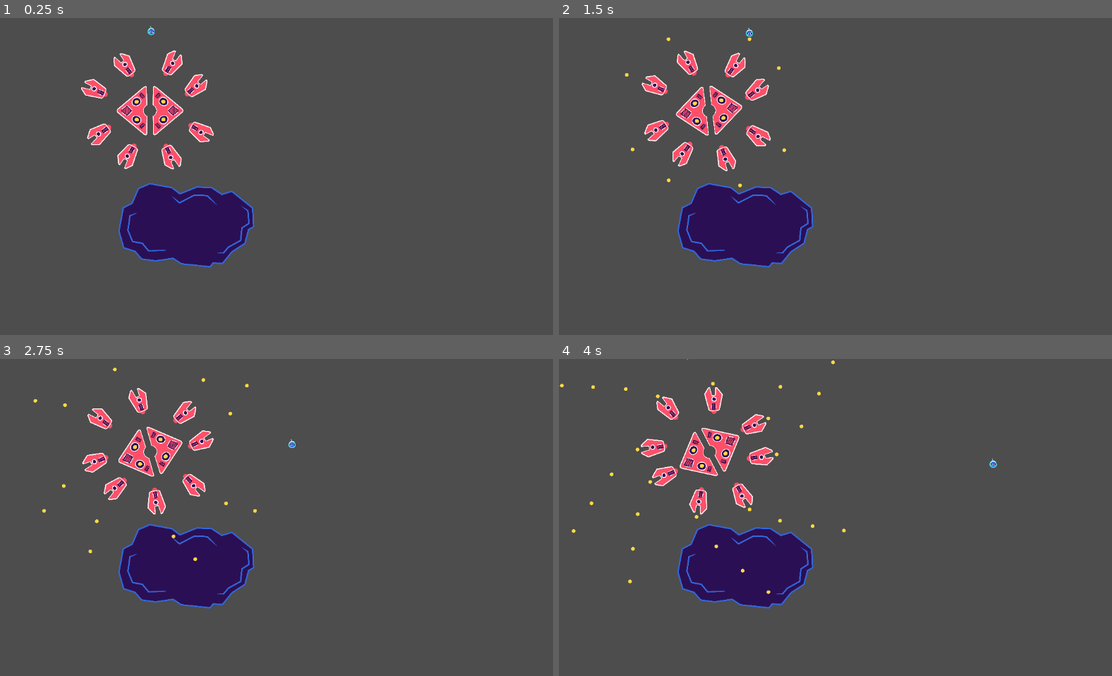
Above: before the commit, frames 1-4 (two rows, left to right).
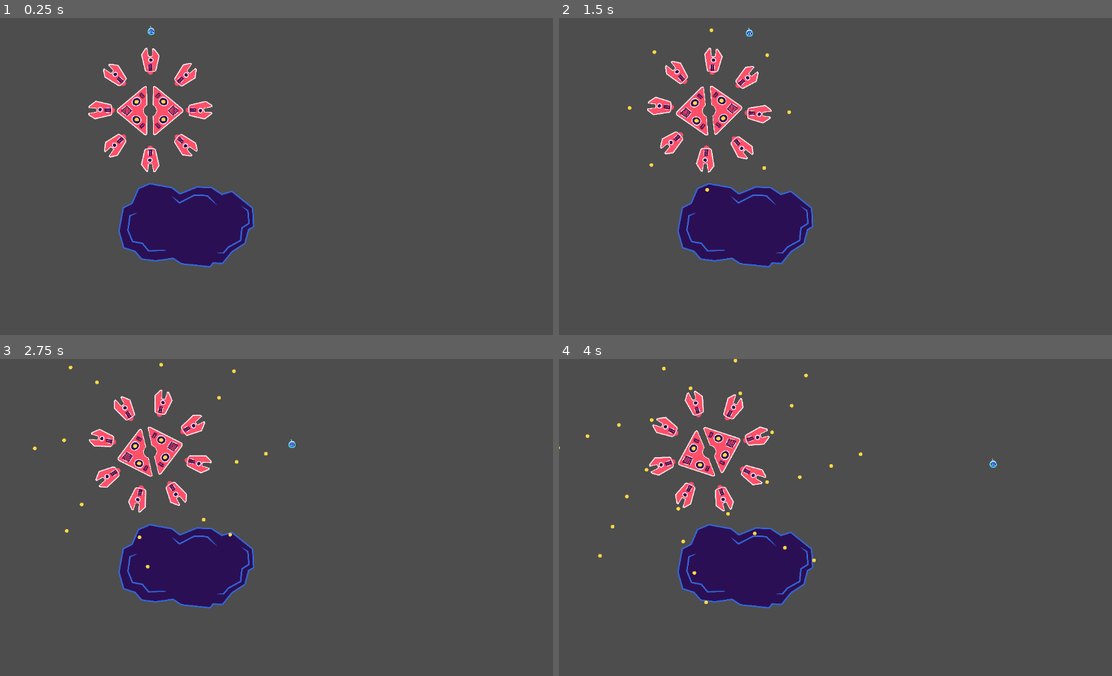
Above: after the commit, the same moments.

Repository: toxazol/blobot
Game: Godot game, scene res://mainScene.tscn
Two runs of this game, one before a commit and one after it. Both use one fixed random seed, a clock stepped at 60 frames per second and the inputs below.
Inputs:
- Up to frame 1 (0.25 s): no input
- Up to frame 2 (1.5 s): hold Right (ui_right) 0.53-1.28 s; hold Down (ui_down) from 1.28 s (still down)
- Up to frame 3 (2.75 s): release Down (ui_down) at 2.03 s; hold Right (ui_right) from 2.03 s (still down)
- Up to frame 4 (4 s): release Right (ui_right) at 2.78 s; hold Up (ui_up) 2.78-3.53 s; hold Left (ui_left) from 3.53 s (still down)

The runs differ from the first frame. In frame 1, 3.1% of the frame differs, in the area x 14-39%, y 9-49%; in frame 2, 3.5%; in frame 3, 3.8%; in frame 4, 4.0%, in the area x 0-55%, y 0-78%.

Commit message:
better dying and rotation

Diff:
--- a/Scripts/Cannon.gd
+++ b/Scripts/Cannon.gd
@@ -5,17 +5,23 @@
 
 const bulletTemplate = preload("res://Templates/bullet.tscn")
 
+var isStop = false
+
 # Called when the node enters the scene tree for the first time.
 func _ready():
 	pass # Replace with function body.
 
 var time = 0
 func _process(delta):
+	if isStop:
+		return
 	time += delta
 	if time > FIRE_INTERVAL:
 		shoot()
 		time = 0
 
+func stopShooting():
+	isStop = true
 
 func shoot():
 	var bullet = bulletTemplate.instantiate()
--- a/Scripts/Crabot.gd
+++ b/Scripts/Crabot.gd
@@ -1,11 +1,32 @@
 extends Node2D
 
-@export var rotation_speed = 10
+@export var torque = 20
+@export var arm_count = 8
+@export var arm_distance = 500
+
+const armTemplate = preload("res://Templates/arm.tscn")
 
 # Called when the node enters the scene tree for the first time.
 func _ready():
-	pass # Replace with function body.
+	for i in range(arm_count) :
+		initArm(i+1)
 
+func initArm(i):
+	var arm = armTemplate.instantiate()
+	var rotator = Node2D.new()
+	rotator.add_child(arm)
+	add_child(rotator)
+	arm.position.y = -arm_distance
+	var angle = (2*PI / arm_count) * i
+	rotator.rotate(angle)
+	arm.reparent(self)
+
+	var joint = PinJoint2D.new()
+	joint.node_a = $Body.get_path()
+	joint.node_b = arm.get_path()
+	joint.motor_enabled = true
+	joint.motor_target_velocity = torque
+	$Body.add_child(joint)
 
 func _physics_process(delta):
 	pass
@@ -19,6 +40,15 @@
 	call_deferred("dismantle")
 
 func dismantle():
+	for part in get_children():
+		if part.has_method("stopShooting"):
+			part.stopShooting()
+	for part in $Body/Broken.get_children():
+		for sprite in part.get_children():
+				if sprite.is_in_group("Intact"):
+					sprite.visible = false
+				elif sprite.is_in_group("Broken"):
+					sprite.visible = true
 	$Body/Broken.process_mode = Node.PROCESS_MODE_INHERIT
 	$Body/Broken.reparent(get_parent())
 	$Body.queue_free()
--- a/Templates/arm.tscn
+++ b/Templates/arm.tscn
@@ -4,8 +4,6 @@
 [ext_resource type="Texture2D" uid="uid://c6vy7y10ibe76" path="res://Sprites/roboboss_01_arm.png" id="2_qn6ab"]
 
 [node name="Arm" type="RigidBody2D"]
-position = Vector2(216, -472)
-rotation = 0.560251
 gravity_scale = 0.0
 script = ExtResource("1_5fl2l")
 
--- a/mainScene.tscn
+++ b/mainScene.tscn
@@ -1,17 +1,18 @@
-[gd_scene load_steps=15 format=3 uid="uid://m46grcias75x"]
+[gd_scene load_steps=16 format=3 uid="uid://m46grcias75x"]
 
 [ext_resource type="Script" path="res://Scripts/Blobot.gd" id="1_dg4nb"]
 [ext_resource type="Texture2D" uid="uid://b5euy577uxyli" path="res://Sprites/blobot_01.png" id="1_r16l6"]
 [ext_resource type="Texture2D" uid="uid://2a41ky50pwao" path="res://Sprites/asteroid_00.png" id="2_bldxi"]
 [ext_resource type="Script" path="res://Blobot2.gd" id="3_tiwuq"]
-[ext_resource type="Texture2D" uid="uid://c6vy7y10ibe76" path="res://Sprites/roboboss_01_arm.png" id="3_vvrcl"]
 [ext_resource type="Script" path="res://Scripts/Crabot.gd" id="4_34ic0"]
 [ext_resource type="Texture2D" uid="uid://in002yh6nl3x" path="res://Sprites/roboboss_01_yellow_p4.png" id="4_36pw2"]
 [ext_resource type="Texture2D" uid="uid://ft76d2odtoyp" path="res://Sprites/roboboss_01_yellow_p1.png" id="5_xql23"]
 [ext_resource type="Texture2D" uid="uid://b74l2d5i1ijiy" path="res://Sprites/roboboss_01_yellow_p3.png" id="6_uyooe"]
+[ext_resource type="Texture2D" uid="uid://bdo7jlc5txihm" path="res://Sprites/roboboss_01_black_p4.png" id="7_i6ouf"]
 [ext_resource type="Texture2D" uid="uid://ck51spb024uoh" path="res://Sprites/roboboss_01_yellow_p2.png" id="7_pfain"]
-[ext_resource type="Script" path="res://Scripts/Cannon.gd" id="8_v7x81"]
-[ext_resource type="PackedScene" uid="uid://qxnie5vb830i" path="res://Templates/arm.tscn" id="10_ogvar"]
+[ext_resource type="Texture2D" uid="uid://bushnpbvbsncb" path="res://Sprites/roboboss_01_black_p1.png" id="9_mfy8f"]
+[ext_resource type="Texture2D" uid="uid://d00jq26xcdixb" path="res://Sprites/roboboss_01_black_p3.png" id="11_m5xws"]
+[ext_resource type="Texture2D" uid="uid://pfpav88m8mcs" path="res://Sprites/roboboss_01_black_p2.png" id="13_itobp"]
 
 [sub_resource type="CircleShape2D" id="CircleShape2D_82nem"]
 radius = 18.0278
@@ -65,67 +66,10 @@
 [node name="Crabot" type="Node2D" parent="."]
 position = Vector2(1576, 976)
 script = ExtResource("4_34ic0")
-rotation_speed = 0
 
 [node name="Body" type="RigidBody2D" parent="Crabot"]
 mass = 8.0
 gravity_scale = 0.0
-
-[node name="DampedSpringJoint2D" type="PinJoint2D" parent="Crabot/Body"]
-node_a = NodePath("..")
-node_b = NodePath("../../Arm")
-disable_collision = false
-motor_enabled = true
-motor_target_velocity = 26.1799
-
-[node name="DampedSpringJoint2D2" type="PinJoint2D" parent="Crabot/Body"]
-node_a = NodePath("..")
-node_b = NodePath("../../Arm2")
-disable_collision = false
-motor_enabled = true
-motor_target_velocity = 26.1799
-
-[node name="DampedSpringJoint2D3" type="PinJoint2D" parent="Crabot/Body"]
-node_a = NodePath("..")
-node_b = NodePath("../../Arm3")
-disable_collision = false
-motor_enabled = true
-motor_target_velocity = 26.1799
-
-[node name="DampedSpringJoint2D4" type="PinJoint2D" parent="Crabot/Body"]
-node_a = NodePath("..")
-node_b = NodePath("../../Arm4")
-disable_collision = false
-motor_enabled = true
-motor_target_velocity = 26.1799
-
-[node name="DampedSpringJoint2D5" type="PinJoint2D" parent="Crabot/Body"]
-node_a = NodePath("..")
-node_b = NodePath("../../Arm5")
-disable_collision = false
-motor_enabled = true
-motor_target_velocity = 26.1799
-
-[node name="DampedSpringJoint2D6" type="PinJoint2D" parent="Crabot/Body"]
-node_a = NodePath("..")
-node_b = NodePath("../../Arm6")
-disable_collision = false
-motor_enabled = true
-motor_target_velocity = 26.1799
-
-[node name="DampedSpringJoint2D7" type="PinJoint2D" parent="Crabot/Body"]
-node_a = NodePath("..")
-node_b = NodePath("../../Arm7")
-disable_collision = false
-motor_enabled = true
-motor_target_velocity = 26.1799
-
-[node name="DampedSpringJoint2D8" type="PinJoint2D" parent="Crabot/Body"]
-node_a = NodePath("..")
-node_b = NodePath("../../Arm8")
-disable_collision = false
-motor_enabled = true
-motor_target_velocity = 26.1799
 
 [node name="CollisionPolygon2D2" type="CollisionPolygon2D" parent="Crabot/Body"]
 polygon = PackedVector2Array(-39, -253.6, -39, -251.7, -31, -240.7, -31, -217, -28, -50, -29.8, -50, -31.8, -46, -35.5, …(346 unchanged characters)…
@@ -151,8 +95,12 @@
 [node name="RigidBody2D" type="RigidBody2D" parent="Crabot/Body/Broken"]
 gravity_scale = 0.0
 
-[node name="Roboboss01YellowP4" type="Sprite2D" parent="Crabot/Body/Broken/RigidBody2D"]
+[node name="Roboboss01YellowP4" type="Sprite2D" parent="Crabot/Body/Broken/RigidBody2D" groups=["Intact"]]
 texture = ExtResource("4_36pw2")
+
+[node name="brokenPart" type="Sprite2D" parent="Crabot/Body/Broken/RigidBody2D" groups=["Broken"]]
+visible = false
+texture = ExtResource("7_i6ouf")
 
 [node name="CollisionPolygon2D" type="CollisionPolygon2D" parent="Crabot/Body/Broken/RigidBody2D"]
 polygon = PackedVector2Array(-39, -253.6, -39, -251.7, -31, -240.7, -31, -217, -28, -50, -29.8, -50, -31.8, -46, -35.5, …(346 unchanged characters)…
@@ -160,8 +108,12 @@
 [node name="RigidBody2D2" type="RigidBody2D" parent="Crabot/Body/Broken"]
 gravity_scale = 0.0
 
-[node name="Roboboss01YellowP1" type="Sprite2D" parent="Crabot/Body/Broken/RigidBody2D2"]
+[node name="Roboboss01YellowP1" type="Sprite2D" parent="Crabot/Body/Broken/RigidBody2D2" groups=["Intact"]]
 texture = ExtResource("5_xql23")
+
+[node name="brokenPart" type="Sprite2D" parent="Crabot/Body/Broken/RigidBody2D2" groups=["Broken"]]
+visible = false
+texture = ExtResource("9_mfy8f")
 
 [node name="CollisionPolygon2D2" type="CollisionPolygon2D" parent="Crabot/Body/Broken/RigidBody2D2"]
 polygon = PackedVector2Array(-66, -1.39999, -66, 12.4, -55.6, 38, -55, 38, -46, 51, -44.4, 51, -28, 61.9, -28, 66, -30, …(196 unchanged characters)…
@@ -169,8 +121,12 @@
 [node name="RigidBody2D3" type="RigidBody2D" parent="Crabot/Body/Broken"]
 gravity_scale = 0.0
 
-[node name="Roboboss01YellowP3" type="Sprite2D" parent="Crabot/Body/Broken/RigidBody2D3"]
+[node name="Roboboss01YellowP3" type="Sprite2D" parent="Crabot/Body/Broken/RigidBody2D3" groups=["Intact"]]
 texture = ExtResource("6_uyooe")
+
+[node name="brokenPart" type="Sprite2D" parent="Crabot/Body/Broken/RigidBody2D3" groups=["Broken"]]
+visible = false
+texture = ExtResource("11_m5xws")
 
 [node name="CollisionPolygon2D3" type="CollisionPolygon2D" parent="Crabot/Body/Broken/RigidBody2D3"]
 polygon = PackedVector2Array(58, -252.7, 58, -251.1, 73, -242.1, 73, -240.9, 244, -98.9, 244, -97.6, 248.3, -91.1, 247. …(213 unchanged characters)…
@@ -178,117 +134,14 @@
 [node name="RigidBody2D4" type="RigidBody2D" parent="Crabot/Body/Broken"]
 gravity_scale = 0.0
 
-[node name="Roboboss01YellowP2" type="Sprite2D" parent="Crabot/Body/Broken/RigidBody2D4"]
+[node name="Roboboss01YellowP2" type="Sprite2D" parent="Crabot/Body/Broken/RigidBody2D4" groups=["Intact"]]
 texture = ExtResource("7_pfain")
+
+[node name="brokenPart" type="Sprite2D" parent="Crabot/Body/Broken/RigidBody2D4" groups=["Broken"]]
+visible = false
+texture = ExtResource("13_itobp")
 
 [node name="CollisionPolygon2D4" type="CollisionPolygon2D" parent="Crabot/Body/Broken/RigidBody2D4"]
 polygon = PackedVector2Array(342, -15.9, 342, -13.5, 350, -0.600006, 350, 11.4, 345.4, 24, 343.9, 24, 334.9, 35, 332.7, …(271 unchanged characters)…
 
-[node name="Arm" parent="Crabot" instance=ExtResource("10_ogvar")]
-
-[node name="Arm2" type="RigidBody2D" parent="Crabot"]
-position = Vector2(464, -240)
-rotation = 0.837194
-gravity_scale = 0.0
-script = ExtResource("8_v7x81")
-
-[node name="Roboboss01Arm" type="Sprite2D" parent="Crabot/Arm2"]
-texture = ExtResource("3_vvrcl")
-
-[node name="ArmCollider" type="CollisionPolygon2D" parent="Crabot/Arm2"]
-polygon = PackedVector2Array(-33, -154.6, -28, -147.6, -28, -143.4, -13.3, -69, -9.3, -69, 12, -72.7, 12, -77, 15, -148, 17.2, -148, 20.2, -151, 26.6, -151, 38, -153.5, 38, -151, 53, -139, 53, -135.7, 100, -75.7, 100, -65, 66.6, 85, 65, 85, 54, 99, 50.4, 99, 33, 102.7, 33, 104.5, 24.2, 122, 22.8, 122, 14.8, 130, 11.5, 130, -1, 135, -1, 132.6, -19, 128.6, -19, 126.8, -30, 115.8, -30, 113.3, -32.4, 106, -35.3, 106, -51, 100.4, -51, 98.9, -64, 84.8, -64, 80, -100, -66.7, -100, -84.9, -98.6, -91, -97.1, -91, -60.1, -150, -58.4, -150, -43, -155.4, -43, -157, -33, -157)
-
-[node name="Crosshair" type="Node2D" parent="Crabot/Arm2"]
-position = Vector2(-3.70007, -186.554)
-
-[node name="Arm3" type="RigidBody2D" parent="Crabot"]
-position = Vector2(512, 216)
-rotation = 2.13726
-gravity_scale = 0.0
-script = ExtResource("8_v7x81")
-
-[node name="Roboboss01Arm" type="Sprite2D" parent="Crabot/Arm3"]
-texture = ExtResource("3_vvrcl")
-
-[node name="ArmCollider" type="CollisionPolygon2D" parent="Crabot/Arm3"]
-polygon = PackedVector2Array(-33, -154.6, -28, -147.6, -28, -143.4, -13.3, -69, -9.3, -69, 12, -72.7, 12, -77, 15, -148, 17.2, -148, 20.2, -151, 26.6, -151, 38, -153.5, 38, -151, 53, -139, 53, -135.7, 100, -75.7, 100, -65, 66.6, 85, 65, 85, 54, 99, 50.4, 99, 33, 102.7, 33, 104.5, 24.2, 122, 22.8, 122, 14.8, 130, 11.5, 130, -1, 135, -1, 132.6, -19, 128.6, -19, 126.8, -30, 115.8, -30, 113.3, -32.4, 106, -35.3, 106, -51, 100.4, -51, 98.9, -64, 84.8, -64, 80, -100, -66.7, -100, -84.9, -98.6, -91, -97.1, -91, -60.1, -150, -58.4, -150, -43, -155.4, -43, -157, -33, -157)
-
-[node name="Crosshair" type="Node2D" parent="Crabot/Arm3"]
-position = Vector2(-3.70007, -186.554)
-
-[node name="Arm4" type="RigidBody2D" parent="Crabot"]
-position = Vector2(208, 472)
-rotation = 2.70962
-gravity_scale = 0.0
-script = ExtResource("8_v7x81")
-
-[node name="Roboboss01Arm" type="Sprite2D" parent="Crabot/Arm4"]
-texture = ExtResource("3_vvrcl")
-
-[node name="ArmCollider" type="CollisionPolygon2D" parent="Crabot/Arm4"]
-polygon = PackedVector2Array(-33, -154.6, -28, -147.6, -28, -143.4, -13.3, -69, -9.3, -69, 12, -72.7, 12, -77, 15, -148, 17.2, -148, 20.2, -151, 26.6, -151, 38, -153.5, 38, -151, 53, -139, 53, -135.7, 100, -75.7, 100, -65, 66.6, 85, 65, 85, 54, 99, 50.4, 99, 33, 102.7, 33, 104.5, 24.2, 122, 22.8, 122, 14.8, 130, 11.5, 130, -1, 135, -1, 132.6, -19, 128.6, -19, 126.8, -30, 115.8, -30, 113.3, -32.4, 106, -35.3, 106, -51, 100.4, -51, 98.9, -64, 84.8, -64, 80, -100, -66.7, -100, -84.9, -98.6, -91, -97.1, -91, -60.1, -150, -58.4, -150, -43, -155.4, -43, -157, -33, -157)
-
-[node name="Crosshair" type="Node2D" parent="Crabot/Arm4"]
-position = Vector2(-3.70007, -186.554)
-
-[node name="Arm5" type="RigidBody2D" parent="Crabot"]
-position = Vector2(-224, 464)
-rotation = 3.6901
-gravity_scale = 0.0
-script = ExtResource("8_v7x81")
-
-[node name="Roboboss01Arm" type="Sprite2D" parent="Crabot/Arm5"]
-texture = ExtResource("3_vvrcl")
-
-[node name="ArmCollider" type="CollisionPolygon2D" parent="Crabot/Arm5"]
-polygon = PackedVector2Array(-33, -154.6, -28, -147.6, -28, -143.4, -13.3, -69, -9.3, -69, 12, -72.7, 12, -77, 15, -148, 17.2, -148, 20.2, -151, 26.6, -151, 38, -153.5, 38, -151, 53, -139, 53, -135.7, 100, -75.7, 100, -65, 66.6, 85, 65, 85, 54, 99, 50.4, 99, 33, 102.7, 33, 104.5, 24.2, 122, 22.8, 122, 14.8, 130, 11.5, 130, -1, 135, -1, 132.6, -19, 128.6, -19, 126.8, -30, 115.8, -30, 113.3, -32.4, 106, -35.3, 106, -51, 100.4, -51, 98.9, -64, 84.8, -64, 80, -100, -66.7, -100, -84.9, -98.6, -91, -97.1, -91, -60.1, -150, -58.4, -150, -43, -155.4, -43, -157, -33, -157)
-
-[node name="Crosshair" type="Node2D" parent="Crabot/Arm5"]
-position = Vector2(-3.70007, -186.554)
-
-[node name="Arm6" type="RigidBody2D" parent="Crabot"]
-position = Vector2(-520, 240)
-rotation = 4.09331
-gravity_scale = 0.0
-script = ExtResource("8_v7x81")
-
-[node name="Roboboss01Arm" type="Sprite2D" parent="Crabot/Arm6"]
-texture = ExtResource("3_vvrcl")
-
-[node name="ArmCollider" type="CollisionPolygon2D" parent="Crabot/Arm6"]
-polygon = PackedVector2Array(-33, -154.6, -28, -147.6, -28, -143.4, -13.3, -69, -9.3, -69, 12, -72.7, 12, -77, 15, -148, 17.2, -148, 20.2, -151, 26.6, -151, 38, -153.5, 38, -151, 53, -139, 53, -135.7, 100, -75.7, 100, -65, 66.6, 85, 65, 85, 54, 99, 50.4, 99, 33, 102.7, 33, 104.5, 24.2, 122, 22.8, 122, 14.8, 130, 11.5, 130, -1, 135, -1, 132.6, -19, 128.6, -19, 126.8, -30, 115.8, -30, 113.3, -32.4, 106, -35.3, 106, -51, 100.4, -51, 98.9, -64, 84.8, -64, 80, -100, -66.7, -100, -84.9, -98.6, -91, -97.1, -91, -60.1, -150, -58.4, -150, -43, -155.4, -43, -157, -33, -157)
-
-[node name="Crosshair" type="Node2D" parent="Crabot/Arm6"]
-position = Vector2(-3.70007, -186.554)
-
-[node name="Arm7" type="RigidBody2D" parent="Crabot"]
-position = Vector2(-568, -208)
-rotation = 5.13836
-gravity_scale = 0.0
-script = ExtResource("8_v7x81")
-
-[node name="Roboboss01Arm" type="Sprite2D" parent="Crabot/Arm7"]
-texture = ExtResource("3_vvrcl")
-
-[node name="ArmCollider" type="CollisionPolygon2D" parent="Crabot/Arm7"]
-polygon = PackedVector2Array(-33, -154.6, -28, -147.6, -28, -143.4, -13.3, -69, -9.3, -69, 12, -72.7, 12, -77, 15, -148, 17.2, -148, 20.2, -151, 26.6, -151, 38, -153.5, 38, -151, 53, -139, 53, -135.7, 100, -75.7, 100, -65, 66.6, 85, 65, 85, 54, 99, 50.4, 99, 33, 102.7, 33, 104.5, 24.2, 122, 22.8, 122, 14.8, 130, 11.5, 130, -1, 135, -1, 132.6, -19, 128.6, -19, 126.8, -30, 115.8, -30, 113.3, -32.4, 106, -35.3, 106, -51, 100.4, -51, 98.9, -64, 84.8, -64, 80, -100, -66.7, -100, -84.9, -98.6, -91, -97.1, -91, -60.1, -150, -58.4, -150, -43, -155.4, -43, -157, -33, -157)
-
-[node name="Crosshair" type="Node2D" parent="Crabot/Arm7"]
-position = Vector2(-3.70007, -186.554)
-
-[node name="Arm8" type="RigidBody2D" parent="Crabot"]
-position = Vector2(-256, -456)
-rotation = 5.65762
-gravity_scale = 0.0
-script = ExtResource("8_v7x81")
-
-[node name="Roboboss01Arm" type="Sprite2D" parent="Crabot/Arm8"]
-texture = ExtResource("3_vvrcl")
-
-[node name="ArmCollider" type="CollisionPolygon2D" parent="Crabot/Arm8"]
-polygon = PackedVector2Array(-33, -154.6, -28, -147.6, -28, -143.4, -13.3, -69, -9.3, -69, 12, -72.7, 12, -77, 15, -148, 17.2, -148, 20.2, -151, 26.6, -151, 38, -153.5, 38, -151, 53, -139, 53, -135.7, 100, -75.7, 100, -65, 66.6, 85, 65, 85, 54, 99, 50.4, 99, 33, 102.7, 33, 104.5, 24.2, 122, 22.8, 122, 14.8, 130, 11.5, 130, -1, 135, -1, 132.6, -19, 128.6, -19, 126.8, -30, 115.8, -30, 113.3, -32.4, 106, -35.3, 106, -51, 100.4, -51, 98.9, -64, 84.8, -64, 80, -100, -66.7, -100, -84.9, -98.6, -91, -97.1, -91, -60.1, -150, -58.4, -150, -43, -155.4, -43, -157, -33, -157)
-
-[node name="Crosshair" type="Node2D" parent="Crabot/Arm8"]
-position = Vector2(-3.70007, -186.554)
-
 [connection signal="body_entered" from="Crabot/Body/Core" to="Crabot" method="_on_core_body_entered"]
